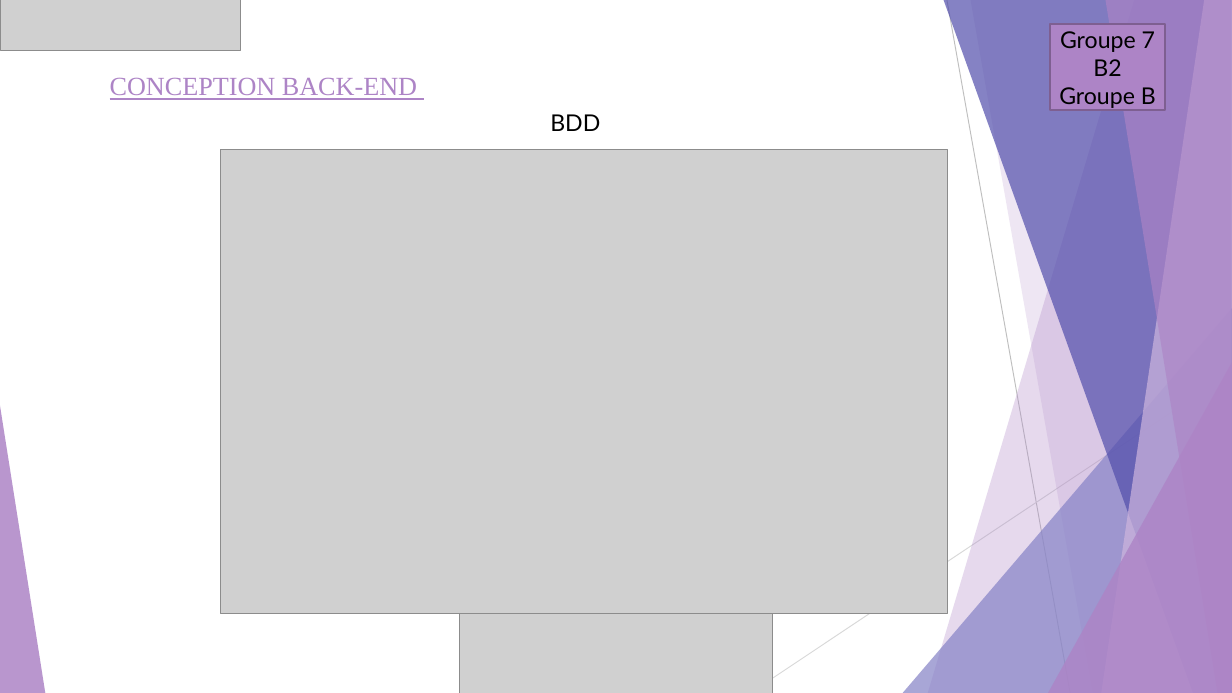
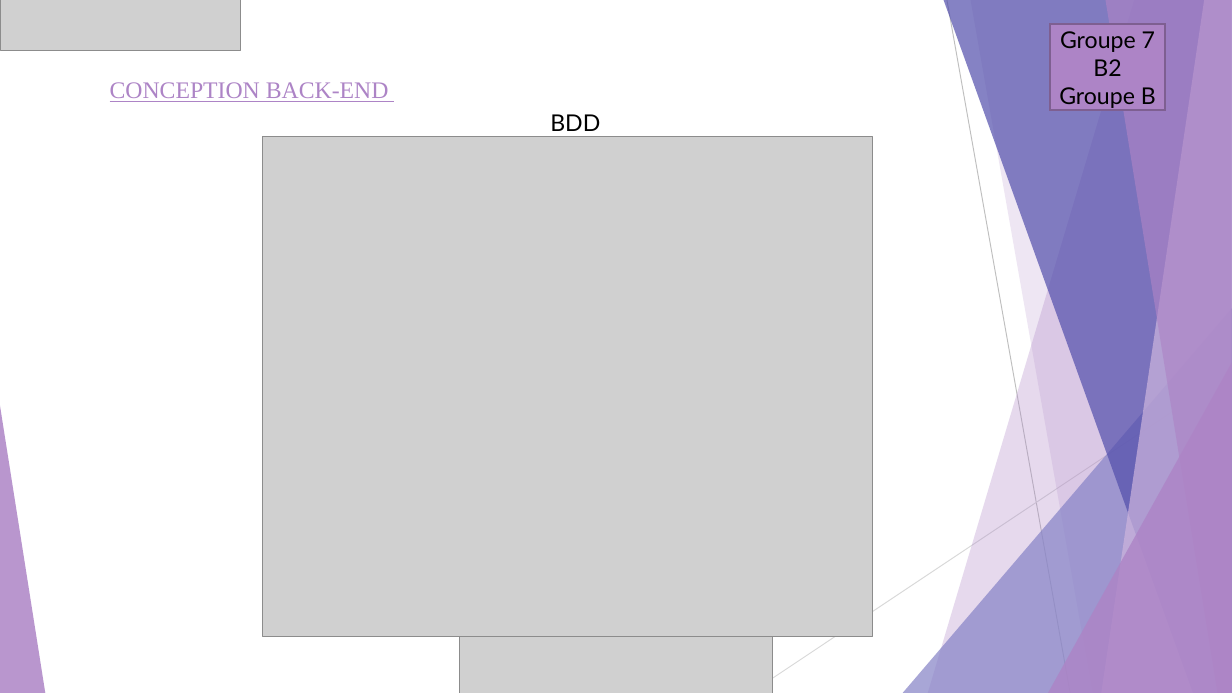
Before and after one commit to Ntumba21/tech1, a slide deck: slide 3 of doc/slide PROJET TECHNOLOGIQUE.odp. Drawn at 1232x693 pixels with LibreOffice and Linux fonts; fonts in the diff are those of the drawing; grey boxes stand for pictures. Boxes give left, top, right and bottom in pixels: in the first picture for what was removed or moved away, otherwise in the second. Text is boxed around its words. In the diff, an @@ line names an element or a change of style, - is before the commit and + after.

```diff
--- a/doc/slide PROJET TECHNOLOGIQUE.odp
+++ b/doc/slide PROJET TECHNOLOGIQUE.odp
@@ title "CONCEPTION BACK-END" at [110,82,389,102]: size 20.4 to 18.5 pt; line spacing 0.8 to 0.9 @@
@@ picture: place and size @@
-picture at [220,150,947,614]
+picture at [263,137,873,637]
```
Also in this commit, not shown: 9 other slides changed, 1 slide added, 1 other file.
